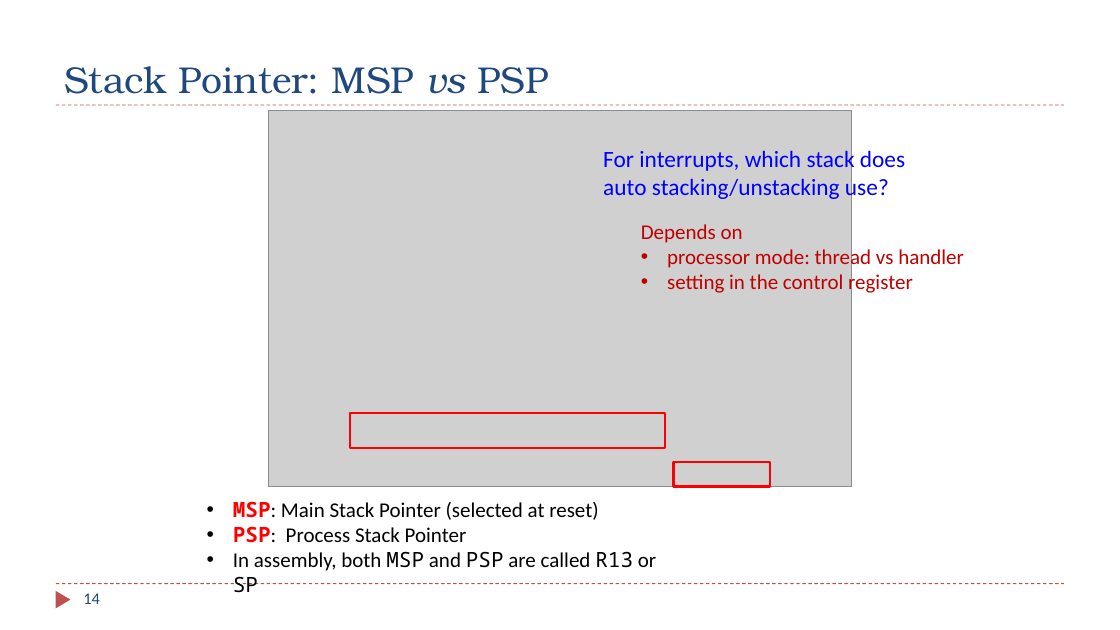
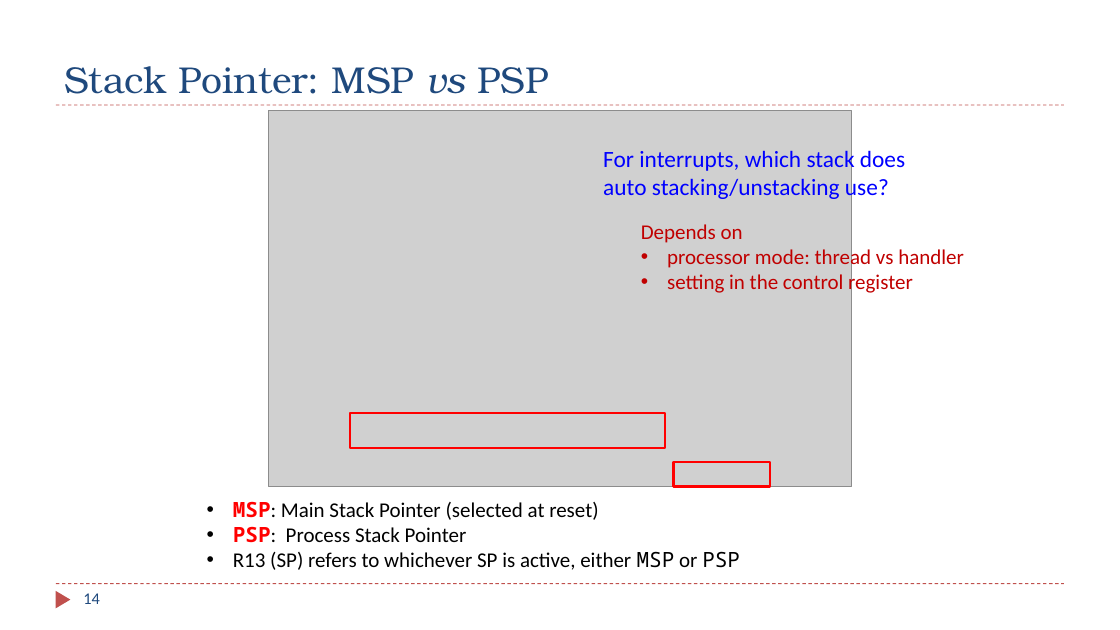
Before and after one commit to guhofstra/CSC111Fa25, a slide deck: slide 14 of PPTs/Ch11_Interrupt_1_Introduction.pptx. Drawn at 1120x630 pixels with LibreOffice and Linux fonts; fonts in the diff are those of the drawing; grey boxes stand for pictures. Boxes give left, top, right and bottom in pixels: in the first picture for what was removed or moved away, otherwise in the second. Text is boxed around its words. In the diff, an @@ line names an element or a change of style, - is before the commit and + after.

```diff
--- a/PPTs/Ch11_Interrupt_1_Introduction.pptx
+++ b/PPTs/Ch11_Interrupt_1_Introduction.pptx
@@ text at (233, 551, 740, 570): text changed @@
-• In assembly, both MSP and PSP are called R13 or SP
+• R13 (SP) refers to whichever SP is active, either MSP or PSP
```
Also in this commit, not shown: 10 other slides changed, 10 other files.
